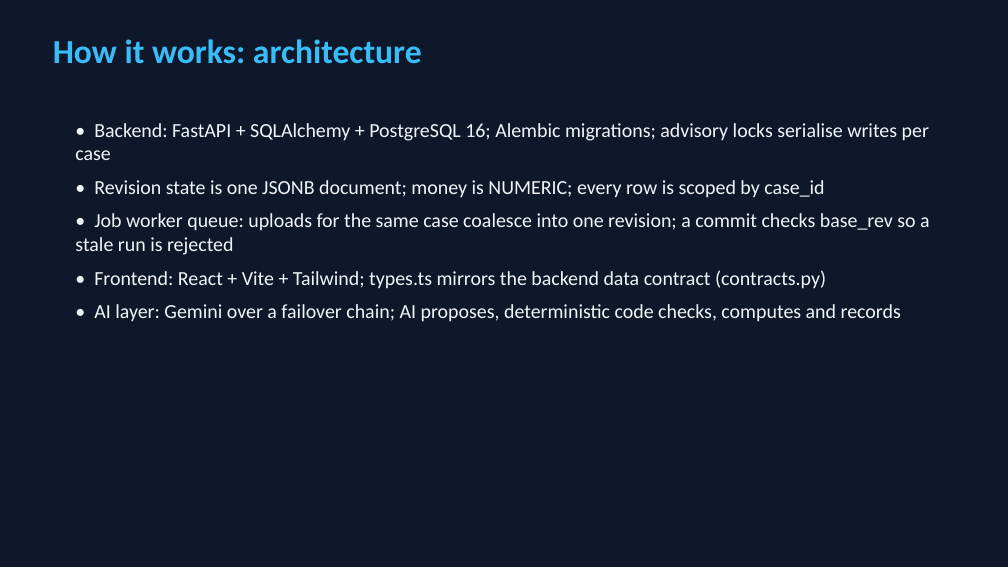
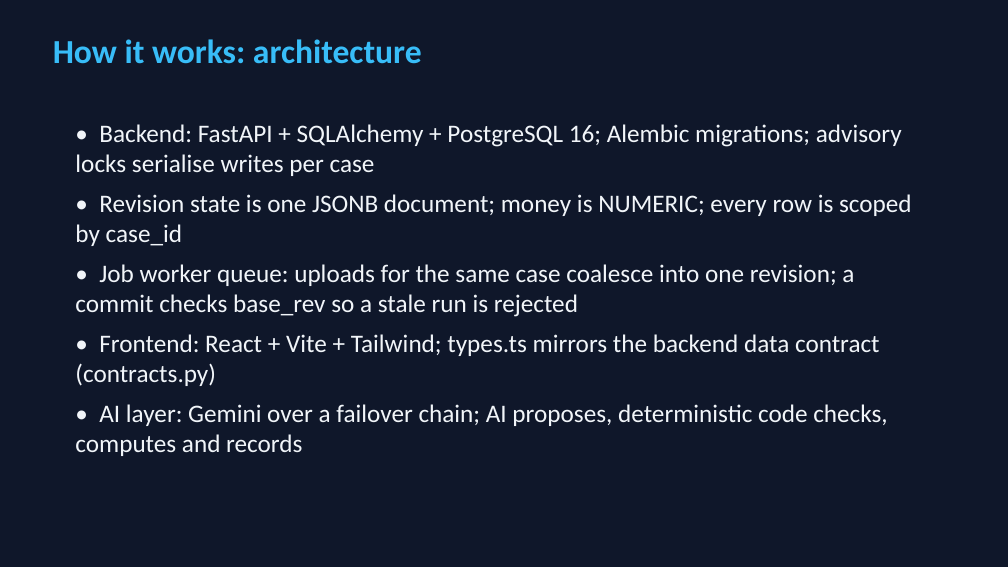
Before and after one commit to MEDHUN17/claims-investigator-, a slide deck: slide 9 of deck/Verity_full.pptx. Drawn at 1008x567 pixels with LibreOffice and Linux fonts; fonts in the diff are those of the drawing. Boxes give left, top, right and bottom in pixels: in the first picture for what was removed or moved away, otherwise in the second. Text is boxed around its words. In the diff, an @@ line names an element or a change of style, - is before the commit and + after.

```diff
--- a/deck/Verity_full.pptx
+++ b/deck/Verity_full.pptx
@@ text "• Backend: FastAPI + SQLAlchemy ..." at (75,124,912,456): size 19 to 24 pt @@
```
Also in this commit, not shown: 6 other slides changed.
